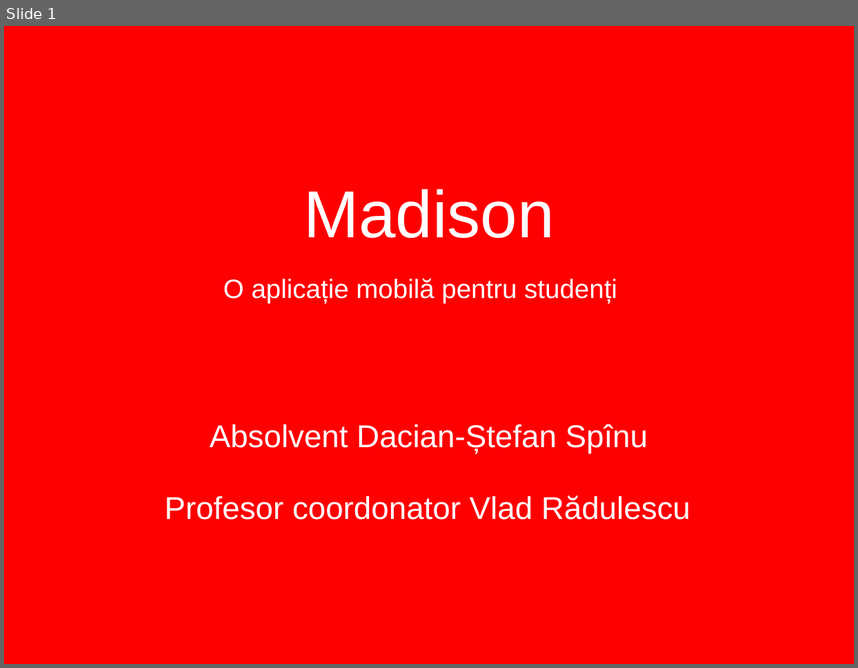
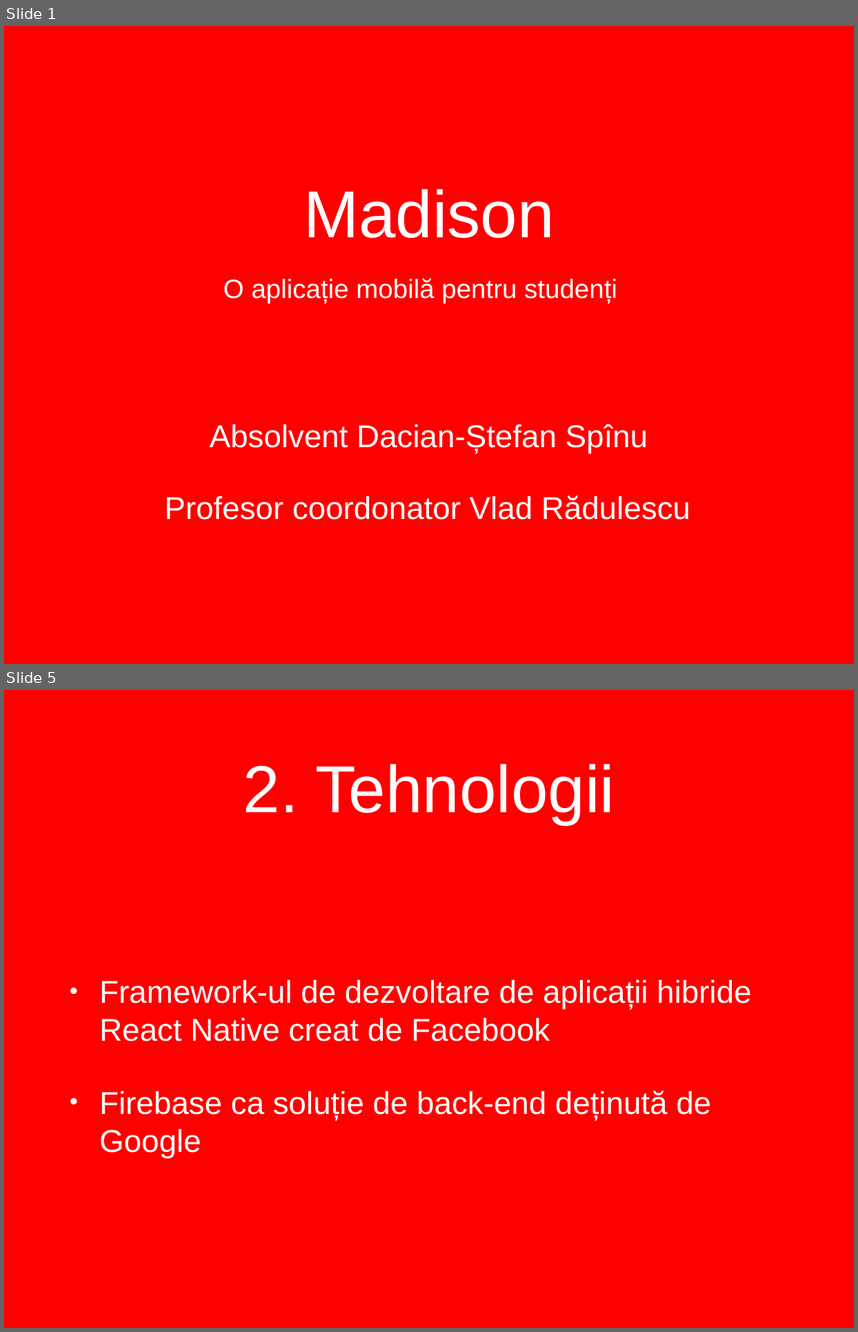
Before and after one commit to dacianspinu/madison, a slide deck: Licenta2017DacianSpinu/Prezentare.pptx. Shown one above the other, each under a label of ours: slide 1 before the commit, slides 1 and 5 after it; the slides between them are not shown. The pictures are 858x668 and 858x1332 pixels, drawn with LibreOffice and Linux fonts; fonts in the diff are those of the drawing; background and template pictures are left out. Boxes give left, top, right and bottom in pixels: in the first picture for what was removed or moved away, otherwise in the second. Text is boxed around its words. In the diff, an @@ line names an element or a change of style, - is before the commit and + after.

```diff
--- a/Licenta2017DacianSpinu/Prezentare.pptx
+++ b/Licenta2017DacianSpinu/Prezentare.pptx
@@ slide 5 added at (x1=4, y1=690, x2=854, y2=1328), background picture (left out) @@
@@ title added at (x1=243, y1=764, x2=615, y2=824), 80 pt, text #FFFFFF @@
+2. Tehnologii
@@ text added at (x1=99, y1=980, x2=751, y2=1158), 38 pt, text #FFFFFF @@
+• Framework-ul de dezvoltare de aplicații hibride React Native creat de Facebook
+• Firebase ca soluție de back-end deținută de Google
```
Also in this commit, not shown: 8 other slides added, 1 other file.
